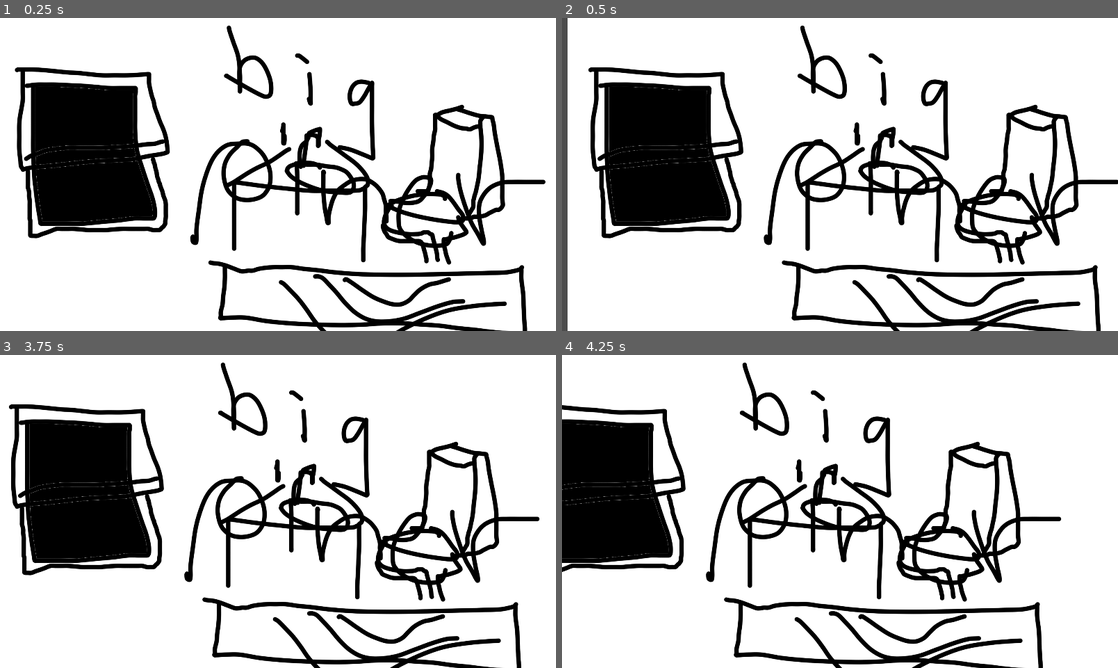
Above: before the commit, frames 1-4 (two rows, left to right).
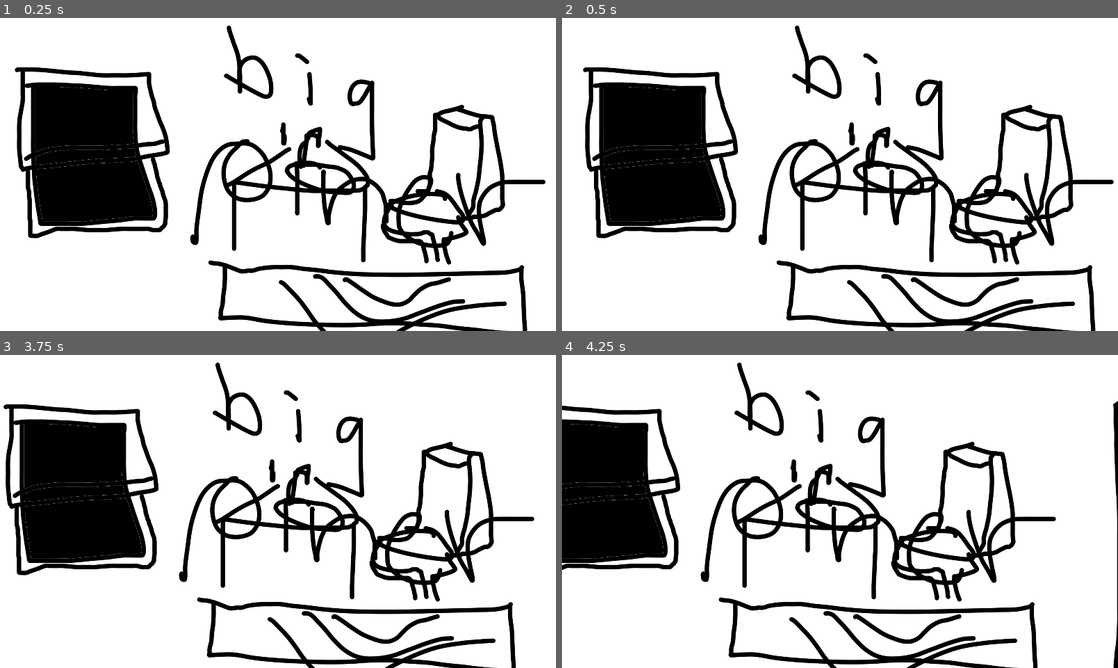
Above: after the commit, the same moments.

Repository: juppery/the-game-of-the-beach
Game: Godot game, scene res://scenes/nights/Night1.tscn
Same seed, same stepped clock (60 frames per second), same inputs: the game is played once before the commit and once after it.
Inputs (mouse positions are in pixels of both pictures, inside the frame that each line leads up to):
- Up to frame 1 (0.25 s): no input
- Up to frame 2 (0.5 s): no input
- Up to frame 3 (3.75 s): move the mouse to (400, 495) at 0.52 s; tap Enter at 1.25, 2.75 s; move the mouse to (166, 527) at 1.27 s; tap Space at 2, 3.5 s; move the mouse to (333, 442) at 2.02 s; move the mouse to (250, 574) at 2.77 s; move the mouse to (444, 558) at 3.52 s
- Up to frame 4 (4.25 s): no input

Frame 1 is identical in both runs. In frame 2, 16% of the frame differs, in the area x 0-100%, y 0-100%; in frame 3, 15%; in frame 4, 14%.

Commit message:
pan restrictions work tremendously better

Diff:
--- a/project.godot
+++ b/project.godot
@@ -18,6 +18,7 @@
 
 window/size/width=1920
 window/size/height=1080
+window/size/fullscreen=true
 window/stretch/mode="2d"
 
 [gui]
--- a/scenes/nights/Night1.tscn
+++ b/scenes/nights/Night1.tscn
@@ -1,11 +1,7 @@
-[gd_scene load_steps=5 format=2]
+[gd_scene load_steps=3 format=2]
 
 [ext_resource path="res://assets/images/noahviewPLACEHOLDER.png" type="Texture" id=1]
 [ext_resource path="res://scripts/noahpanningview.gd" type="Script" id=2]
-
-[sub_resource type="RectangleShape2D" id=1]
-
-[sub_resource type="RectangleShape2D" id=2]
 
 [node name="Night1" type="Node2D"]
 
@@ -13,38 +9,3 @@
 position = Vector2( 960, 540 )
 texture = ExtResource( 1 )
 script = ExtResource( 2 )
-
-[node name="left_edge" type="Area2D" parent="noahpanningview"]
-position = Vector2( -1330, 0 )
-
-[node name="CollisionShape2D" type="CollisionShape2D" parent="noahpanningview/left_edge"]
-scale = Vector2( 5, 54 )
-shape = SubResource( 1 )
-
-[node name="right_edge" type="Area2D" parent="noahpanningview"]
-position = Vector2( 1330, 0 )
-
-[node name="CollisionShape2D" type="CollisionShape2D" parent="noahpanningview/right_edge"]
-scale = Vector2( 5, 54 )
-shape = SubResource( 1 )
-
-[node name="static_areas" type="Node2D" parent="."]
-
-[node name="left_screen_edge" type="Area2D" parent="static_areas"]
-position = Vector2( -10, 540 )
-
-[node name="CollisionShape2D" type="CollisionShape2D" parent="static_areas/left_screen_edge"]
-scale = Vector2( 1, 54 )
-shape = SubResource( 2 )
-
-[node name="right_screen_edge" type="Area2D" parent="static_areas"]
-position = Vector2( 1930, 540 )
-
-[node name="CollisionShape2D" type="CollisionShape2D" parent="static_areas/right_screen_edge"]
-scale = Vector2( 1, 54 )
-shape = SubResource( 2 )
-
-[connection signal="area_entered" from="noahpanningview/left_edge" to="noahpanningview" method="_on_left_edge_area_entered"]
-[connection signal="area_exited" from="noahpanningview/left_edge" to="noahpanningview" method="_on_left_edge_area_exited"]
-[connection signal="area_entered" from="noahpanningview/right_edge" to="noahpanningview" method="_on_right_edge_area_entered"]
-[connection signal="area_exited" from="noahpanningview/right_edge" to="noahpanningview" method="_on_right_edge_area_exited"]
--- a/scripts/noahpanningview.gd
+++ b/scripts/noahpanningview.gd
@@ -11,19 +11,6 @@
 #func _ready():
 #	pass # Replace with function body.
 
-#checks if the right edge of the screen and the right edge of the panorama touch each other
-func _on_right_edge_area_entered(area):
-	rightedgesmatch = 1
-
-func _on_right_edge_area_exited(area):
-	rightedgesmatch = 0
-
-#checks if the LEFT edge of the screen and the LEFT edge of the panorama touch each other
-func _on_left_edge_area_entered(area):
-	leftedgesmatch = 1
-
-func _on_left_edge_area_exited(area):
-	leftedgesmatch = 0
 
 
 
@@ -33,12 +20,9 @@
 	var mouse_x_pos = mouse_position.x - 500
 	#print(mouse_x_pos)
 	if mouse_x_pos <= 0:
-		if leftedgesmatch == 1:
-			pass
-		if leftedgesmatch == 0:
-			position.x -= pan_speed*mouse_x_pos
+		position.x -= pan_speed*mouse_x_pos
 	if mouse_x_pos >= 920:
-		if rightedgesmatch == 1:
-			pass
-		if rightedgesmatch == 0:
-			position.x -= pan_speed*(mouse_x_pos-920)
+		position.x -= pan_speed*(mouse_x_pos-920)
+
+
+	position.x = clamp(position.x, 640, 1280)
